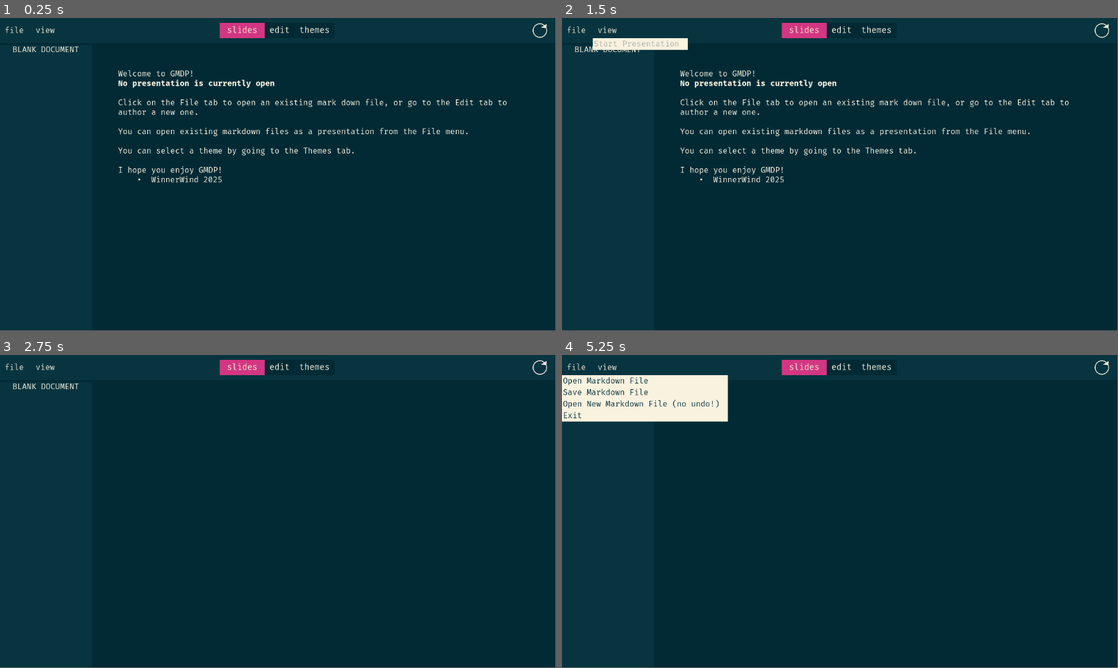
Above: before the commit, frames 1-4 (two rows, left to right).
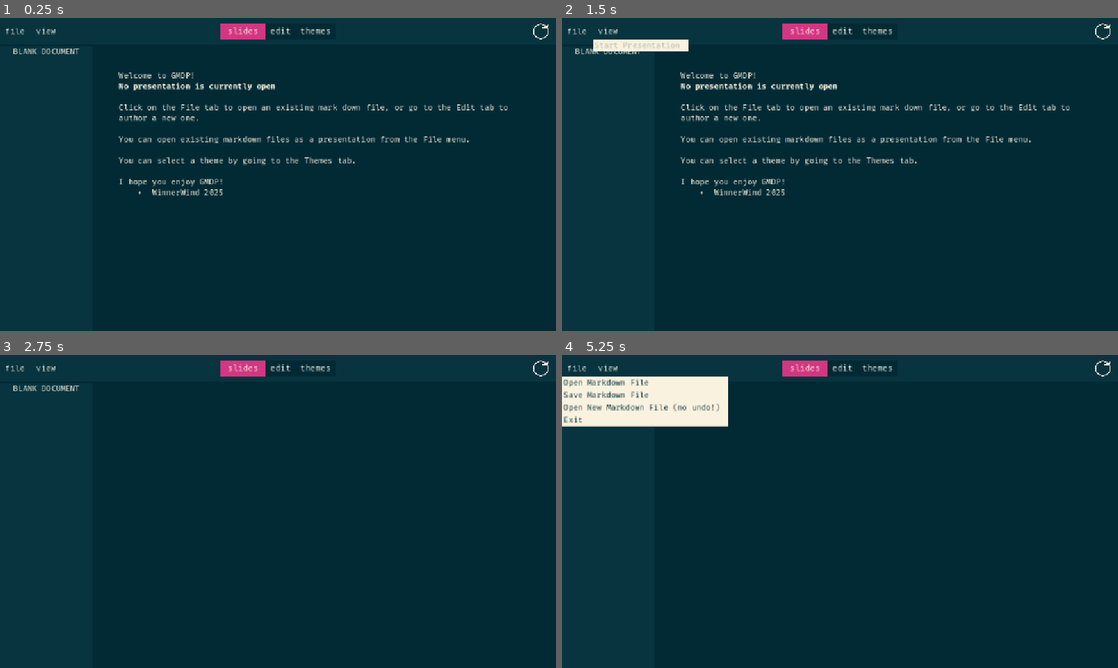
Above: after the commit, the same moments.

Repository: WinnerWind/gmdp
Game: Godot game, scene res://scenes/main.tscn
Two runs of this game, one before a commit and one after it. Both use one fixed random seed, a clock stepped at 60 frames per second and the inputs below.
Inputs (mouse positions are in pixels of both pictures, inside the frame that each line leads up to):
- Up to frame 1 (0.25 s): no input
- Up to frame 2 (1.5 s): click "file" at 0.5 s; click "view" at 1.25 s
- Up to frame 3 (2.75 s): click (539, 367) at 2 s
- Up to frame 4 (5.25 s): click "file" at 2.75 s; click "view" at 3.5 s; click (1101, 367) at 4.25 s; click "file" at 5 s
In our replay, the window is 799x449 before the commit and 800x450 after it. These sizes can differ from the game's own. Grey fills any space a smaller window leaves; there, only what the larger window draws over its background counts as a difference.

The runs differ from the first frame. In frame 1, 4.8% of the frame differs, in the area x 1-99%, y 1-57%; in frame 2, 5.1%; in frame 3, 0.6%; in frame 4, 2.1%.

Commit message:
Scale window for web

Diff:
--- a/project.godot
+++ b/project.godot
@@ -20,6 +20,12 @@
 ThemeLoader="*res://scripts/systems/theme_loader.gd"
 MarkdownParser="*res://scripts/systems/markdown_parser.gd"
 PresentationParser="*res://scripts/systems/presentation_parser.gd"
+
+[display]
+
+window/energy_saving/keep_screen_on=false
+window/stretch/mode="canvas_items"
+window/stretch/aspect="expand"
 
 [editor_plugins]
 
--- a/scripts/ui/views/presentation_manager.gd
+++ b/scripts/ui/views/presentation_manager.gd
@@ -32,6 +32,8 @@
 func _ready() -> void:
 	get_window().size_changed.connect(iterate_pages)
 	PresentationParser.send_warning.connect(warning_panel.send_warning)
+	if OS.get_name() == "Web":
+		get_window().content_scale_factor = 1.25
 
 func refresh() -> void:
 	iterate_pages()
Not shown, changed: export_presets.cfg
